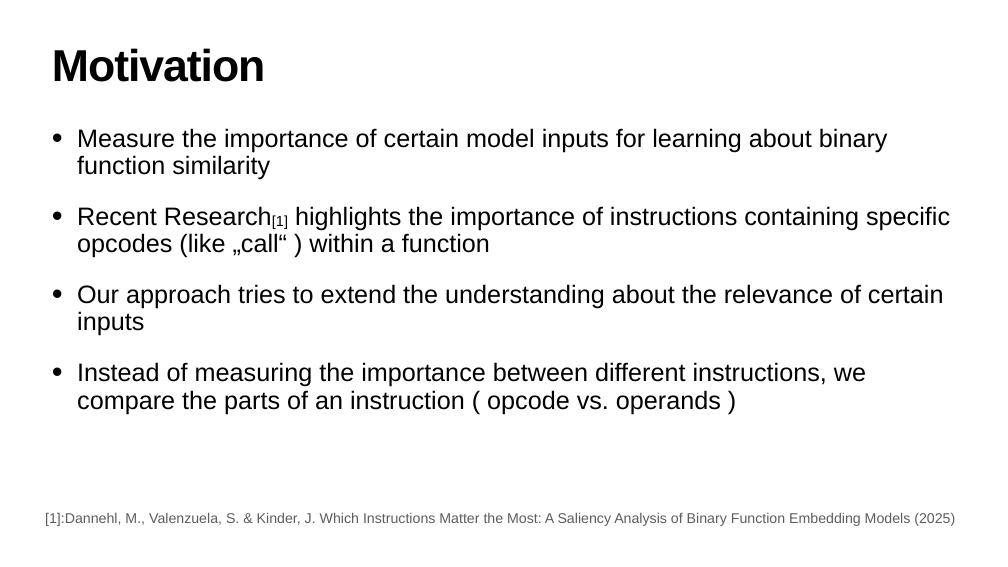
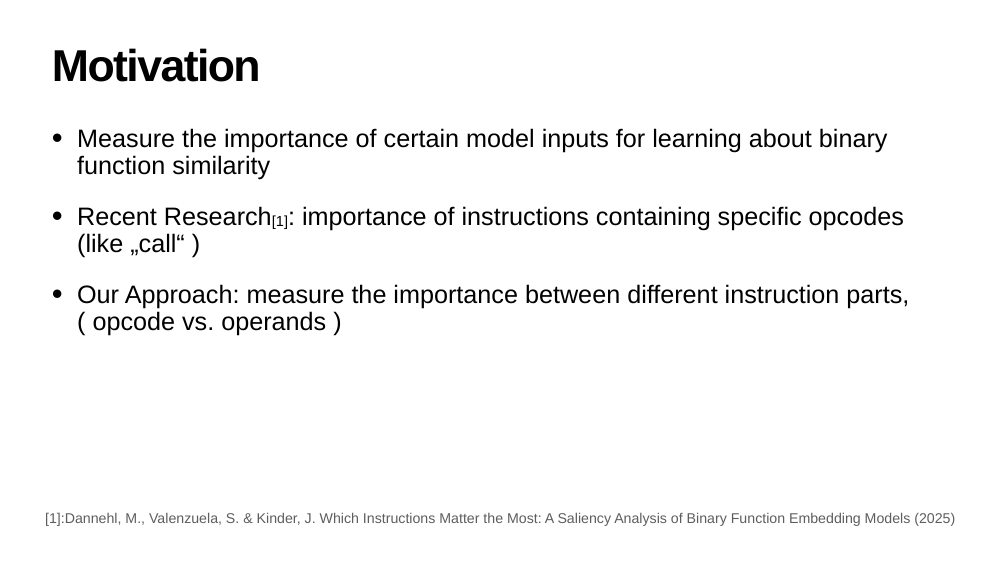
Before and after one commit to julig3ccd/BinAI, a slide deck: slide 2 of presentation/final_presentation.pptx. Drawn at 1008x567 pixels with LibreOffice and Linux fonts; fonts in the diff are those of the drawing. Boxes give left, top, right and bottom in pixels: in the first picture for what was removed or moved away, otherwise in the second. Text is boxed around its words. In the diff, an @@ line names an element or a change of style, - is before the commit and + after.

```diff
--- a/presentation/final_presentation.pptx
+++ b/presentation/final_presentation.pptx
@@ title "Motivation" at box(52, 48, 261, 82): letter spacing -2 to -3 pt @@
@@ text at box(77, 206, 909, 336): text changed @@
-• Recent Research[1] highlights the importance of instructions containing specific opcodes (like „call“ ) within a function
-• Our approach tries to extend the understanding about the relevance of certain inputs
-• Instead of measuring the importance between different instructions, we compare the parts of an instruction ( opcode vs. operands )
+• Recent Research[1]: importance of instructions containing specific opcodes (like „call“ )
+• Our Approach: measure the importance between different instruction parts, ( opcode vs. operands )
```
Also in this commit, not shown: 13 other slides changed, 1 slide added.
